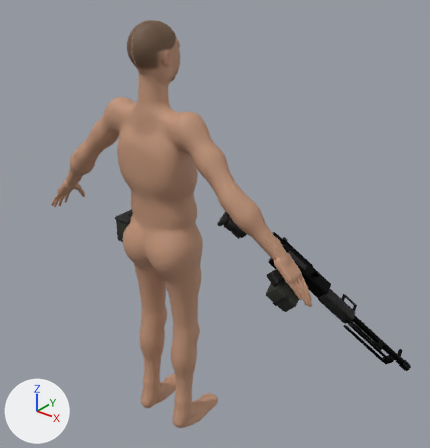
A saved change to the Blender file assets/characters/infantry/blender/support_weapons.blend.
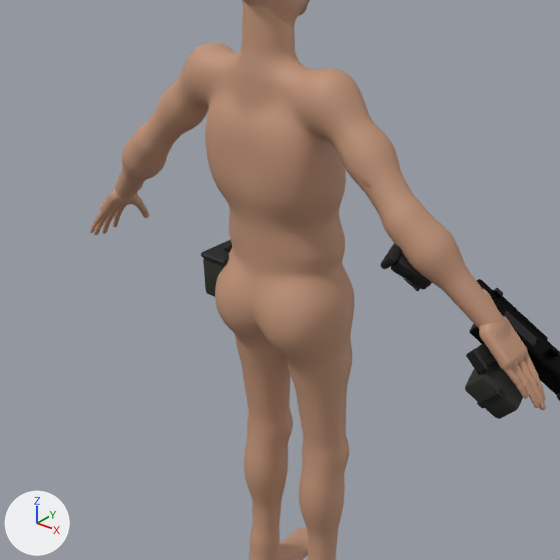
Each version is shown whole from a camera (50 mm lens) standing at (1.548, -1.594, 2.075) and looking at (0.203, 0.088, 1.032), then close up on the part from 0% to 74% of the width and 16% to 88% of the height. The axes (+X, +Y, +Z) are drawn at lower left. The lights are the same throughout. The older version's two pictures come first.

The first close-up shows 'BodySDF', 'Char_Hands', 'Char_Head', 'lmg_LOD0', 'lmg_ammo_box_LOD0'.
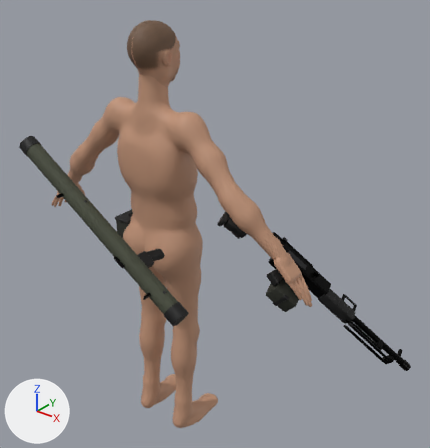
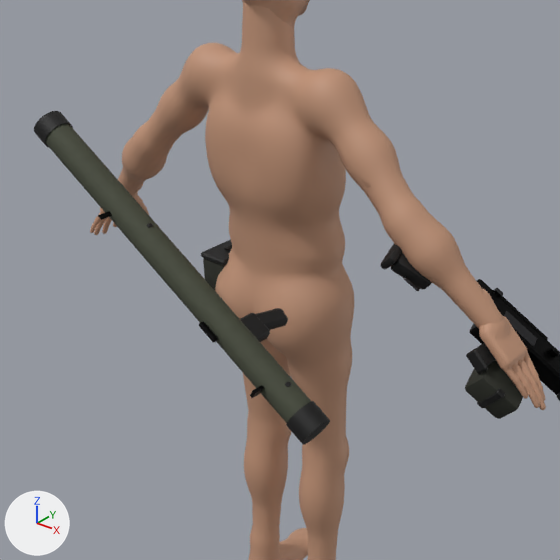
Changed parts and their boxes (x1, y1, x2, y2) in the close-ups (560 x 560 px):
'launcher_back_LOD0', added
    after: (34, 111, 330, 445)
    faces in mat_helmet_shell: (46, 124, 312, 423)
    faces in mat_polymer_black: (34, 111, 330, 445)
    faces in mat_metal_black: (98, 211, 264, 398)

Diff of the bpy script that builds the scene:
```diff
--- a/assets/characters/infantry/blender/support_weapons.blend.py
+++ b/assets/characters/infantry/blender/support_weapons.blend.py
@@ mat_helmet_shell @@
+mat_helmet_shell = bpy.data.materials.new('Helmet_Shell')
+# colours: greyish green #4c5240
+# uses the picture img_polymer_albedo_png
+# uses the picture img_polymer_normal_png
@@ me_launcher_back_lod0 @@
+me_launcher_back_lod0.from_pydata(...)  # 264 vertices, 236 faces; spans x -0.401..0.405, y -0.24..-0.038, z -0.452..0.089
+me_launcher_back_lod0.polygons.foreach_set('use_smooth', [True] * 236)
+# faces by material slot: [18, 88, 52, 78]
+me_launcher_back_lod0.materials.append(mat_helmet_shell)
+me_launcher_back_lod0.materials.append(mat_polymer_black)
+me_launcher_back_lod0.materials.append(mat_metal_worn)
+me_launcher_back_lod0.materials.append(mat_metal_black)
@@ ob_launcher_back_lod0 @@
+ob_launcher_back_lod0 = bpy.data.objects.new('launcher_back_LOD0', me_launcher_back_lod0)
+ob_launcher_back_lod0.location = (0.0, -0.15, 1.3)
```
